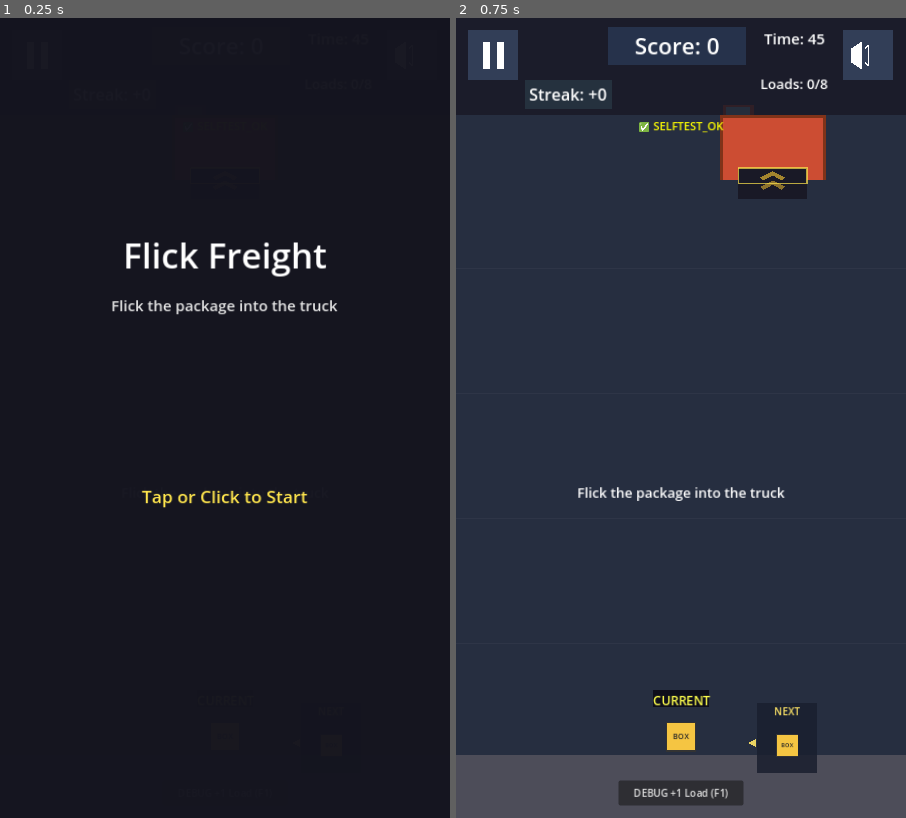
Above: before the commit, frames 1-2 (left to right).
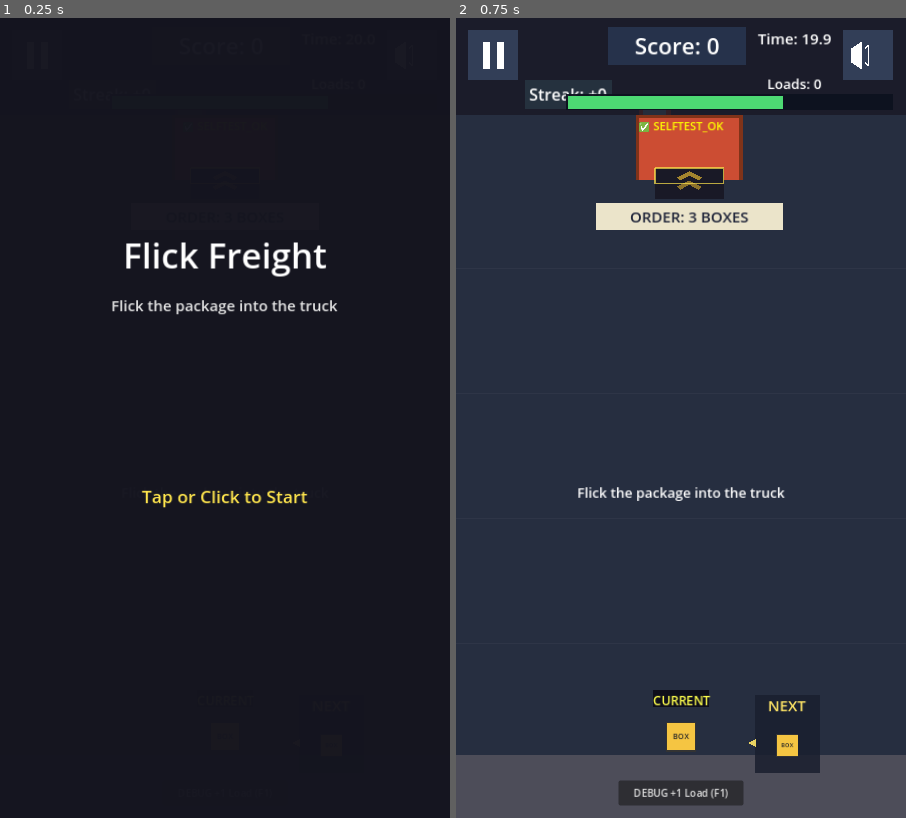
Above: after the commit, the same moments.

Repository: shaharFranses/flick-freight
Game: Godot game, scene res://scenes/main.tscn
The game is run twice, just before and just after one commit, with the same random seed, the same clock (stepped at 60 frames per second) and the same inputs.
Inputs (mouse positions are in pixels of both pictures, inside the frame that each line leads up to):
- Up to frame 1 (0.25 s): no input
- Up to frame 2 (0.75 s): tap Enter at 0.5 s; move the mouse to (780, 378) at 0.52 s; tap 1 at 0.6 s; click (780, 378) at 0.67 s

The runs differ from the first frame. In frame 2, 6.4% of the frame differs, in the area x 24-84%, y 1-95%.

Commit message:
r5 scaffold: dynamic timer (20s/30s cap, hit/perfect/streak/miss/decay), truck period by level (3.6s -6%/lvl floor 1.6), order-ticket stub + unlock order, ?qa=1 tunables; r3 Lows: CSS-px miss shake, integer canvas box, NEXT 24px, drop shift hotkeys (Loads 0/5)

Diff:
--- a/scripts/game_manager.gd
+++ b/scripts/game_manager.gd
@@ -3,37 +3,26 @@
 # DEBUG MODE: Set to false for shipping build
 const DEBUG_MODE = false
 
-# SHIFT CONFIG: Data-driven level design
-class ShiftConfig:
-	var shift_number: int
-	var name: String
-	var timer: float
-	var quota: int
-	var bay_period_start: float
-	var bay_period_end: float
-	var allowed_packages: Array
-
-	func _init(num: int, n: String, t: float, q: int, bay_start: float, bay_end: float, packages: Array):
-		shift_number = num
-		name = n
-		timer = t
-		quota = q
-		bay_period_start = bay_start
-		bay_period_end = bay_end
-		allowed_packages = packages
-
-var SHIFTS: Array[ShiftConfig] = [
-	ShiftConfig.new(1, "Dock Warmup", 40.0, 5, 3.6, 3.2, ["box"]),
-	ShiftConfig.new(6, "Full Crew", 45.0, 8, 3.2, 2.4, ["box", "crate", "barrel"]),
-	ShiftConfig.new(12, "Night Shift", 38.0, 11, 2.3, 1.8, ["box", "crate", "barrel"])
-]
-
-var current_shift_index: int = 1
-var current_shift: ShiftConfig = SHIFTS[1]
-
-# Game constants from design brief (driven by shift config)
-var ROUND_TIME: float = 45.0
-var WIN_QUOTA: int = 8
+# r5: the timer run is the only mode (shift ladder parked; see r5-depth-spec.md).
+# r5 TUNABLES (spec table). Every key can be overridden under ?qa=1, e.g. ?qa=1&clock_start=25
+var T = {
+	"clock_start": 20.0, "clock_cap": 30.0,
+	"hit_bonus": 2.0, "perfect_bonus": 3.5, "perfect_zone": 0.30,
+	"streak_bonus_start": 3, "streak_bonus_step": 0.5, "streak_bonus_cap": 5.0,
+	"miss_penalty": 2.0, "miss_grace_levels": 2,
+	"decay_step": 0.1, "decay_every": 10, "hit_bonus_floor": 1.2, "perfect_bonus_floor": 2.2,
+	"loads_per_level": 5,
+	"bay_period_start": 3.6, "bay_period_shrink": 0.06, "bay_period_floor": 1.6,
+	"ticket_bonus_score": 50, "ticket_bonus_time": 1.5, "ticket_spawn_tilt": 0.15,
+	"low_time_warning": 5.0,
+}
+var ROUND_TIME: float = 20.0  # = T.clock_start (kept name for UI/hint code)
+var last_time_delta: float = 0.0  # for ?qa=1 overlay
+var ticket: Array = []  # r5 ticket stub: [{"type": "box", "done": false}, ...]
+signal time_delta(amount: float, from_pos: Vector2)
+signal ticket_changed(ticket: Array)
+signal ticket_completed(score_bonus: int, time_bonus: float)
+
 const SPAWN_DELAY = 0.35
 const LERP_TIME = 30.0
 
@@ -49,7 +38,7 @@
 }
 
 # Game state
-var time_remaining: float = ROUND_TIME
+var time_remaining: float = 20.0
 var loads_completed: int = 0
 var current_score: int = 0
 var streak: int = 0
@@ -84,13 +73,14 @@
 	# QA ITEM 2: Set clear color for letterbox bars
 	RenderingServer.set_default_clear_color(Color(0.122, 0.149, 0.2, 1))
 
-	call_deferred("_init_shift_config")
-
-	# Detect QA mode from URL parameter ?qa=1
+	# Detect QA mode from URL parameter ?qa=1 (exact param, not substring)
 	if OS.has_feature("web"):
 		var search_string = JavaScriptBridge.eval("location.search || ''")
 		if search_string and search_string is String:
-			qa_mode = search_string.contains("qa=1")
+			_parse_query(search_string)
+	ROUND_TIME = T.clock_start
+	time_remaining = ROUND_TIME
+	_new_ticket()
 
 	# Always log QA mode status at boot
 	print("═══════════════════════════════════════")
@@ -118,27 +108,89 @@
 
 	spawn_package()
 
-func _init_shift_config():
-	# Initialize shift config after tree is ready
-	load_shift(current_shift_index, false)
-
-func _input(event):
-	# Shift keys work in browser via _input (not _unhandled_input)
-	if event is InputEventKey and event.pressed and not event.echo:
-		if event.keycode == KEY_1:
-			load_shift(0)  # Shift 1
-			get_viewport().set_input_as_handled()  # Prevent further processing
-		elif event.keycode == KEY_6:
-			load_shift(1)  # Shift 6
-			get_viewport().set_input_as_handled()
-		elif event.keycode == KEY_2:
-			load_shift(2)  # Shift 12
-			get_viewport().set_input_as_handled()
-		elif event.keycode == KEY_F2:
-			# Cycle: 1→6→12→1 (shift indices 0→1→2→0)
-			var next_index = (current_shift_index + 1) % SHIFTS.size()
-			load_shift(next_index)
-			get_viewport().set_input_as_handled()
+func _parse_query(q: String):
+	var params = {}
+	for kv in q.trim_prefix("?").split("&", false):
+		var parts = kv.split("=")
+		params[parts[0]] = parts[1] if parts.size() > 1 else ""
+	qa_mode = params.get("qa", "") == "1"
+	if !qa_mode:
+		return
+	for k in params:
+		if T.has(k) and params[k].is_valid_float():
+			T[k] = int(params[k]) if typeof(T[k]) == TYPE_INT else float(params[k])
+			print("QA TUNABLE ", k, " = ", T[k])
+
+# ---------- r5 timer math (pure; spec section 1) ----------
+func level_index() -> int:
+	return loads_completed / int(T.loads_per_level)  # 0 = level 1
+
+func decay_amount(loads: int) -> float:
+	return float(loads / int(T.decay_every)) * T.decay_step
+
+func hit_time_bonus(loads_before: int, streak_after: int, perfect: bool) -> float:
+	var base: float
+	if perfect:
+		base = max(T.perfect_bonus_floor, T.perfect_bonus - decay_amount(loads_before))
+	else:
+		base = max(T.hit_bonus_floor, T.hit_bonus - decay_amount(loads_before))
+	var streak_b = 0.0
+	if streak_after >= int(T.streak_bonus_start):
+		streak_b = min(T.streak_bonus_cap, (streak_after - 2) * T.streak_bonus_step)
+	return base + streak_b
+
+func miss_time_penalty(loads: int) -> float:
+	if loads < int(T.miss_grace_levels) * int(T.loads_per_level):
+		return 0.0
+	return T.miss_penalty
+
+func bay_period_for_level(level: int) -> float:
+	return max(T.bay_period_floor, T.bay_period_start * pow(1.0 - T.bay_period_shrink, level))
+
+func multiplier() -> int:
+	if streak >= 10: return 4
+	if streak >= 6: return 3
+	if streak >= 3: return 2
+	return 1
+
+func add_time(amount: float, from_pos: Vector2 = Vector2(360, 200)):
+	last_time_delta = amount
+	time_remaining = clamp(time_remaining + amount, 0.0, T.clock_cap)
+	timer_changed.emit(time_remaining)
+	time_delta.emit(amount, from_pos)
+
+# ---------- r5 ticket stub (spec section 3) ----------
+func unlocked_types() -> Array:
+	if loads_completed < 5: return ["box"]
+	if loads_completed < 10: return ["box", "crate"]
+	return ["box", "crate", "barrel"]
+
+func _new_ticket():
+	var types = unlocked_types()
+	var n = 2 + (randi() % 2)
+	ticket = []
+	for i in n:
+		ticket.append({"type": types[randi() % types.size()], "done": false})
+	ticket_changed.emit(ticket)
+
+func _tick_ticket(type: String) -> bool:
+	"""Returns true if the ticket completed."""
+	for item in ticket:
+		if !item.done and item.type == type:
+			item.done = true
+			break
+	ticket_changed.emit(ticket)
+	for item in ticket:
+		if !item.done:
+			return false
+	return true
+
+func _open_ticket_types() -> Dictionary:
+	var d = {}
+	for item in ticket:
+		if !item.done:
+			d[item.type] = true
+	return d
 
 func run_self_test():
 	print("═══════════════════════════════════════")
@@ -212,7 +264,7 @@
 		return
 
 	# DEBUG: F1 key to test credit system
-	if Input.is_action_just_pressed("ui_select") or Input.is_key_pressed(KEY_F1):
+	if DEBUG_MODE and (Input.is_action_just_pressed("ui_select") or Input.is_key_pressed(KEY_F1)):
 		debug_add_credit()
 
 	# INVARIANT CHECK: Max 1 package in group at any time (excluding queued deletions)
@@ -236,8 +288,7 @@
 	if time_remaining <= 0:
 		time_remaining = 0
 		timer_changed.emit(time_remaining)
-		if loads_completed < WIN_QUOTA:
-			game_over(false)
+		game_over(false)
 		return
 
 	# Handle spawn timer
@@ -255,24 +306,7 @@
 	if is_game_over:
 		return
 
-	# Calculate spawn weights based on time elapsed
-	var elapsed = ROUND_TIME - time_remaining
-	var lerp_factor = clamp(elapsed / LERP_TIME, 0.0, 1.0)
-
-	var weights = {}
-	for key in EARLY_WEIGHTS.keys():
-		weights[key] = lerp(EARLY_WEIGHTS[key], LATE_WEIGHTS[key], lerp_factor)
-
-	# Select package type based on weighted random
-	var rand_val = randf()
-	var cumulative = 0.0
-	var selected_type = "box"
-
-	for type in ["box", "crate", "barrel"]:
-		cumulative += weights[type]
-		if rand_val <= cumulative:
-			selected_type = type
-			break
+	var selected_type = select_random_type()
 
 	# BUBBLE-SHOOTER: If we have a preview, advance it to current
 	if next_preview != null and is_instance_valid(next_preview):
@@ -304,24 +338,21 @@
 	can_spawn = false
 
 func select_random_type() -> String:
-	var elapsed = ROUND_TIME - time_remaining
-	var lerp_factor = clamp(elapsed / LERP_TIME, 0.0, 1.0)
-
+	# r5: unlock order (BOX 0-4, +CRATE 5-9, all from 10) + ticket tilt (+15% per open type)
+	var types = unlocked_types()
+	var open = _open_ticket_types()
 	var weights = {}
-	for key in EARLY_WEIGHTS.keys():
-		weights[key] = lerp(EARLY_WEIGHTS[key], LATE_WEIGHTS[key], lerp_factor)
-
-	var rand_val = randf()
-	var cumulative = 0.0
-	var selected = "box"
-
-	for type in ["box", "crate", "barrel"]:
-		cumulative += weights[type]
-		if rand_val <= cumulative:
-			selected = type
-			break
-
-	return selected
+	var total = 0.0
+	for t in types:
+		var w = 1.0 + (T.ticket_spawn_tilt * types.size() if open.has(t) else 0.0)
+		weights[t] = w
+		total += w
+	var r = randf() * total
+	for t in types:
+		r -= weights[t]
+		if r <= 0.0:
+			return t
+	return types[-1]
 
 # r3: NEXT preview sits beside the flick spot and shows the real cargo art
 const FLICK_SPOT = Vector2(360, 1150)
@@ -361,8 +392,8 @@
 
 	var panel = ColorRect.new()
 	panel.name = "Panel"
-	panel.size = Vector2(96, 112)
-	panel.position = Vector2(-48, -64)
+	panel.size = Vector2(104, 124)
+	panel.position = Vector2(-52, -76)
 	panel.color = Color(0.1, 0.12, 0.18, 0.85)
 	panel.mouse_filter = Control.MOUSE_FILTER_IGNORE
 	next_preview.add_child(panel)
@@ -371,11 +402,11 @@
 	var next_label = Label.new()
 	next_label.name = "NextCaption"
 	next_label.text = "NEXT"
-	next_label.add_theme_font_size_override("font_size", 16)
+	next_label.add_theme_font_size_override("font_size", 24)
 	next_label.add_theme_color_override("font_color", Color(1, 0.9, 0.4))
 	next_label.horizontal_alignment = HORIZONTAL_ALIGNMENT_CENTER
-	next_label.position = Vector2(-48, -62)
-	next_label.size = Vector2(96, 20)
+	next_label.position = Vector2(-52, -78)
+	next_label.size = Vector2(104, 30)
 	next_label.mouse_filter = Control.MOUSE_FILTER_IGNORE
 	next_preview.add_child(next_label)
 
@@ -543,11 +574,6 @@
 		print("  This is call #", credited_ids.size() + 1, " - should be 1 per package")
 		return false
 
-	# GUARD: At quota
-	if loads_completed >= WIN_QUOTA:
-		print("❌ REJECTED: Already at quota (", WIN_QUOTA, ")")
-		return false
-
 	# GUARD: Game over
 	if is_game_over:
 		print("❌ REJECTED: Game already over")
@@ -564,7 +590,7 @@
 
 	# Increment loads EXACTLY ONCE (capped at quota)
 	var old_loads = loads_completed
-	loads_completed = mini(loads_completed + 1, WIN_QUOTA)
+	loads_completed = loads_completed + 1
 
 	# Streak increments +1 ONCE per successful load
 	var old_streak = streak
@@ -586,26 +612,54 @@
 
 	# Emit UI update signals ONCE
 	score_changed.emit(current_score)
-	loads_changed.emit(loads_completed, WIN_QUOTA)
+	loads_changed.emit(loads_completed, 0)
 	streak_changed.emit(streak)
+
+	# r5 TIMER: hit / perfect / streak bonus, then ticket
+	var perfect = _is_perfect(package)
+	add_time(hit_time_bonus(old_loads, streak, perfect), package.global_position)
+	if _tick_ticket(_type_of(package)):
+		var sb = int(T.ticket_bonus_score) * multiplier()
+		current_score += sb
+		score_changed.emit(current_score)
+		add_time(T.ticket_bonus_time, package.global_position)
+		ticket_completed.emit(sb, T.ticket_bonus_time)
+		_new_ticket()
+	_apply_bay_level()
 
 	# Update debug label (if exists)
 	var debug_label = get_node_or_null("/root/Main/UIManager/UI/DebugLabel")
 	if debug_label:
 		debug_label.text = "LastCredit: +1 (loads=%d) key=%s" % [loads_completed, lookup_key.substr(0, 10)]
 
-	# Check win condition
-	if loads_completed >= WIN_QUOTA:
-		print("🏆 WIN: Quota reached - calling game_over(true)")
-		game_over(true)
-		return true
-
 	# Package resolved - advance conveyor
 	on_package_resolved()
 
 	return true
 
+func _is_perfect(package: Node) -> bool:
+	var bay = get_tree().root.get_node_or_null("Main/World/TruckBay")
+	if bay == null:
+		return false
+	var w = bay.OPENING_WIDTH * (package.bay_hitbox_scale if package.get("bay_hitbox_scale") != null else 1.0)
+	return abs(package.global_position.x - bay.global_position.x) <= w * T.perfect_zone * 0.5
+
+func _type_of(package: Node) -> String:
+	var f = package.scene_file_path
+	for t in ["box", "crate", "barrel"]:
+		if f.contains(t):
+			return t
+	return "box"
+
+func _apply_bay_level():
+	var bay = get_tree().root.get_node_or_null("Main/World/TruckBay")
+	if bay and bay.has_method("set_period"):
+		bay.set_period(bay_period_for_level(level_index()))
+
 func _on_package_missed():
+	# r5 TIMER: miss penalty (0 during grace levels)
+	var pos = current_package.global_position if (current_package != null and is_instance_valid(current_package)) else Vector2(360, 600)
+	add_time(-miss_time_penalty(loads_completed), pos)
 	# Reset streak on miss
 	streak = 0
 	streak_changed.emit(streak)
@@ -684,7 +738,9 @@
 	await get_tree().process_frame
 
 	# Reset game state AFTER cleanup
+	ROUND_TIME = T.clock_start
 	time_remaining = ROUND_TIME
+	last_time_delta = 0.0
 	loads_completed = 0
 	current_score = 0
 	streak = 0
@@ -697,7 +753,8 @@
 
 	# Emit signals to update UI
 	score_changed.emit(current_score)
-	loads_changed.emit(loads_completed, WIN_QUOTA)
+	loads_changed.emit(loads_completed, 0)
+	_new_ticket()
 	timer_changed.emit(time_remaining)
 	streak_changed.emit(streak)
 
@@ -709,6 +766,7 @@
 	if truck_bay:
 		if truck_bay.has_method("reset_position"):
 			truck_bay.reset_position()
+		_apply_bay_level()
 		truck_bay.set_process(true)  # Resume bay movement
 
 	# ITEM 5 FIX: Show Pause button again and ensure PAUSED overlay hidden
@@ -839,7 +897,14 @@
 	world.position = Vector2.ZERO
 	var shake_start_pos = Vector2.ZERO
 
-	var shake_duration = 0.25 * duration_mult
+	var shake_duration = 0.3 * duration_mult
+	# r5: amplitudes are in on-screen CSS px (6-5-4-3), converted to game units via the
+	# real canvas scale. r3 used fixed game units => ~2-3 px at 1042x632, below QA's detector.
+	var cpu = 1.0
+	var uim = get_tree().root.get_node_or_null("Main/UIManager")
+	if uim and uim.has_method("_get_css_per_unit"):
+		cpu = max(0.1, uim._get_css_per_unit())
+	var k = max(1.0, 1.0 / cpu)
 
 	# Create deterministic shake with decaying amplitude
 	var shake_tween = create_tween()
@@ -858,7 +923,7 @@
 	# Animate through offsets quickly
 	var step_duration = shake_duration / offsets.size()
 	for offset in offsets:
-		shake_tween.tween_property(world, "position", shake_start_pos + offset, step_duration)
+		shake_tween.tween_property(world, "position", shake_start_pos + offset * k, step_duration)
 
 	# CRITICAL: Force exact return to start position (no drift)
 	var final_pos = shake_start_pos  # Capture in closure
@@ -910,27 +975,6 @@
 			cleanup_flash.queue_free()
 	)
 
-func load_shift(index: int, restart: bool = true):
-	# Apply shift config and optionally restart game
-	if index < 0 or index >= SHIFTS.size():
-		print("⚠️ Invalid shift index: %d" % index)
-		return
-
-	current_shift_index = index
-	current_shift = SHIFTS[index]
-	ROUND_TIME = current_shift.timer
-	WIN_QUOTA = current_shift.quota
-
-	print("🎮 SHIFT %d: %s | %ds | Quota %d" % [
-		current_shift.shift_number,
-		current_shift.name,
-		int(ROUND_TIME),
-		WIN_QUOTA
-	])
-
-	if restart:
-		restart_game()
-
 # DEBUG FUNCTION: Test credit system with F1 key
 func debug_add_credit():
 	print("═══════════════════════════════════════")
--- a/scripts/truck_bay.gd
+++ b/scripts/truck_bay.gd
@@ -24,6 +24,7 @@
 func reset_position():
 	"""Reset truck to center position and restart speed ramp"""
 	position.x = center_x
+	phase = 0.0
 	start_time = Time.get_ticks_msec() / 1000.0
 	round_start_time = start_time
 	scored_packages.clear()
@@ -33,32 +34,20 @@
 	speed_multiplier = multiplier
 
 
+var period: float = 3.6  # r5: set per level by GameManager (3.6s, -6%/level, floor 1.6s)
+var phase: float = 0.0
+
+func set_period(p: float):
+	period = max(0.1, p)
+
 func _process(delta: float):
-	var elapsed = (Time.get_ticks_msec() / 1000.0) - start_time
-
-	# ITEM 1: Speed ramp from 0.6 to 1.0 over first 7 seconds of each round
+	# r5: phase-accumulated sine so period changes never jump the truck. Travel stays +-180.
+	# QA mode keeps 0.25x.
+	# Kept from r3 (hard rule): 0.6 -> 1.0 speed ramp over the first 7 s of each round.
 	var round_elapsed = (Time.get_ticks_msec() / 1000.0) - round_start_time
-	var ramp_duration = 7.0
-	var ramp_multiplier = 1.0
-	if round_elapsed < ramp_duration:
-		# Ramp from 0.6 to 1.0 over ramp_duration seconds
-		ramp_multiplier = lerp(0.6, 1.0, round_elapsed / ramp_duration)
-
-	# Compose ramp with QA mode: final_multiplier = speed_multiplier * ramp_multiplier
-	# QA mode (0.25) stays 0.25x of the ramped speed
-	var final_multiplier = speed_multiplier * ramp_multiplier
-
-	# Apply final multiplier to elapsed time
-	var adjusted_elapsed = elapsed * final_multiplier
-
-	var lerp_factor = clamp(adjusted_elapsed / LERP_TIME, 0.0, 1.0)
-	var current_period = lerp(PERIOD_START, PERIOD_END, lerp_factor)
-
-	# Calculate sine wave position
-	var angle = (adjusted_elapsed / current_period) * TAU
-	var offset = sin(angle) * TRAVEL_RANGE
-
-	position.x = center_x + offset
+	var ramp = lerp(0.6, 1.0, clamp(round_elapsed / 7.0, 0.0, 1.0))
+	phase += delta * speed_multiplier * ramp / period * TAU
+	position.x = center_x + sin(phase) * TRAVEL_RANGE
 
 func _on_body_entered(body: Node2D):
 	# LOG: Package count in group (detect spawn bugs)
--- a/scripts/ui_manager.gd
+++ b/scripts/ui_manager.gd
@@ -40,6 +40,11 @@
 	game_manager.streak_changed.connect(_on_streak_changed)
 	game_manager.game_won.connect(_on_game_won)
 	game_manager.game_lost.connect(_on_game_lost)
+	game_manager.time_delta.connect(_on_time_delta)
+	game_manager.ticket_changed.connect(_on_ticket_changed)
+	_create_timer_bar()
+	_create_ticket_panel()
+	_on_ticket_changed(game_manager.ticket)
 
 	# Connect buttons
 	pause_button.pressed.connect(_on_pause_pressed)
@@ -50,7 +55,7 @@
 	# Initial UI
 	game_over_panel.hide()
 	_on_score_changed(0)
-	_on_loads_changed(0, game_manager.WIN_QUOTA)
+	_on_loads_changed(0, 0)
 	_on_timer_changed(game_manager.ROUND_TIME)
 	_on_streak_changed(0)
 
@@ -135,13 +140,13 @@
 	score_label.text = "Score: %d" % new_score
 
 func _on_loads_changed(loads: int, quota: int):
-	loads_label.text = "Loads: %d/%d" % [loads, quota]
+	loads_label.text = "Loads: %d" % loads  # r5: no quota in the timer run
 	last_loads_count = loads
 	# QA ITEM 1: Removed full-screen green flash - localized flash is in game_manager.spawn_hit_juice()
 
 func _on_timer_changed(time: float):
-	var seconds = int(ceil(time))
-	timer_label.text = "Time: %d" % seconds
+	timer_label.text = "Time: %.1f" % time
+	_update_timer_bar(time)
 
 func _on_streak_changed(streak: int):
 	# Always show streak label
@@ -550,3 +555,108 @@
 			c.offset_bottom = base[n][1] - d
 	panel.offset_left = min(-220.0, -w / 2.0 - 20.0)
 	panel.offset_right = -panel.offset_left
+
+# ---------------- r5: timer bar, fly-in, ticket ----------------
+var timer_bar_bg: ColorRect = null
+var timer_bar_fill: ColorRect = null
+var qa_delta_label: Label = null
+var ticket_panel: ColorRect = null
+var ticket_label: Label = null
+const BAR_POS = Vector2(176, 122)
+const BAR_SIZE = Vector2(524, 26)
+
+func _create_timer_bar():
+	timer_bar_bg = ColorRect.new()
+	timer_bar_bg.name = "TimerBarBg"
+	timer_bar_bg.position = BAR_POS
+	timer_bar_bg.size = BAR_SIZE
+	timer_bar_bg.color = Color(0.05, 0.07, 0.12, 0.95)
+	timer_bar_bg.mouse_filter = Control.MOUSE_FILTER_IGNORE
+	$UI.add_child(timer_bar_bg)
+	timer_bar_fill = ColorRect.new()
+	timer_bar_fill.name = "TimerBarFill"
+	timer_bar_fill.position = Vector2(3, 3)
+	timer_bar_fill.size = BAR_SIZE - Vector2(6, 6)
+	timer_bar_fill.color = Color(0.3, 0.85, 0.45)
+	timer_bar_fill.mouse_filter = Control.MOUSE_FILTER_IGNORE
+	timer_bar_bg.add_child(timer_bar_fill)
+	if game_manager.qa_mode:
+		qa_delta_label = Label.new()
+		qa_delta_label.name = "QADelta"
+		qa_delta_label.position = Vector2(176, 150)
+		qa_delta_label.size = Vector2(524, 24)
+		qa_delta_label.add_theme_font_size_override("font_size", 20)
+		qa_delta_label.add_theme_color_override("font_color", Color(1, 1, 0.4))
+		qa_delta_label.mouse_filter = Control.MOUSE_FILTER_IGNORE
+		$UI.add_child(qa_delta_label)
+
+func _update_timer_bar(time: float):
+	if timer_bar_fill == null:
+		return
+	var cap = game_manager.T.clock_cap
+	var frac = clamp(time / cap, 0.0, 1.0)
+	timer_bar_fill.size.x = (BAR_SIZE.x - 6) * frac
+	if time < game_manager.T.low_time_warning and time > 0.0:
+		# flash red ~4 Hz under 5 s (tick SFX: TODO, no audio assets yet)
+		var on = int(Time.get_ticks_msec() / 125) % 2 == 0
+		timer_bar_fill.color = Color(1, 0.2, 0.2) if on else Color(0.6, 0.1, 0.1)
+	else:
+		timer_bar_fill.color = Color(0.3, 0.85, 0.45) if frac > 0.34 else Color(1, 0.75, 0.2)
+	if qa_delta_label:
+		qa_delta_label.text = "QA t=%.2f  last %+.2f  lvl %d  period %.2fs  mult x%d" % [time, game_manager.last_time_delta, game_manager.level_index() + 1, game_manager.bay_period_for_level(game_manager.level_index()), game_manager.multiplier()]
+
+func _on_time_delta(amount: float, from_pos: Vector2):
+	if is_zero_approx(amount):
+		return
+	var l = Label.new()
+	l.text = "%+.1f" % amount
+	l.add_theme_font_size_override("font_size", 40)
+	l.add_theme_color_override("font_color", Color(0.4, 1, 0.5) if amount > 0 else Color(1, 0.35, 0.3))
+	l.add_theme_color_override("font_outline_color", Color(0.05, 0.07, 0.12))
+	l.add_theme_constant_override("outline_size", 8)
+	l.mouse_filter = Control.MOUSE_FILTER_IGNORE
+	l.position = from_pos - Vector2(40, 30)
+	$UI.add_child(l)
+	var target = BAR_POS + Vector2((BAR_SIZE.x - 6) * clamp(game_manager.time_remaining / game_manager.T.clock_cap, 0.0, 1.0) - 40, -6)
+	var dur = 0.6 * (3.0 if game_manager.qa_mode else 1.0)
+	var tw = l.create_tween()
+	tw.tween_property(l, "position", target, dur).set_trans(Tween.TRANS_CUBIC).set_ease(Tween.EASE_IN)
+	tw.tween_property(l, "modulate:a", 0.0, 0.15)
+	tw.tween_callback(l.queue_free)
+
+func _create_ticket_panel():
+	# Rides with the truck (child of TruckBay), just below the bed.
+	var bay = get_node_or_null("/root/Main/World/TruckBay")
+	if bay == null:
+		return
+	ticket_panel = ColorRect.new()
+	ticket_panel.name = "OrderTicket"
+	ticket_panel.position = Vector2(-150, 86)
+	ticket_panel.size = Vector2(300, 44)
+	ticket_panel.color = Color(0.96, 0.93, 0.82, 0.95)
+	ticket_panel.mouse_filter = Control.MOUSE_FILTER_IGNORE
+	bay.add_child(ticket_panel)
+	ticket_label = Label.new()
+	ticket_label.size = ticket_panel.size
+	ticket_label.horizontal_alignment = HORIZONTAL_ALIGNMENT_CENTER
+	ticket_label.vertical_alignment = VERTICAL_ALIGNMENT_CENTER
+	ticket_label.add_theme_font_size_override("font_size", 24)
+	ticket_label.add_theme_color_override("font_color", Color(0.12, 0.14, 0.22))
+	ticket_label.mouse_filter = Control.MOUSE_FILTER_IGNORE
+	ticket_panel.add_child(ticket_label)
+
+func _on_ticket_changed(t: Array):
+	if ticket_label == null:
+		return
+	var left = {}
+	var done = 0
+	for item in t:
+		if item.done:
+			done += 1
+		else:
+			left[item.type] = left.get(item.type, 0) + 1
+	var parts = []
+	for k in ["box", "crate", "barrel"]:
+		if left.has(k):
+			parts.append("%d %s" % [left[k], k.to_upper() + ("ES" if k == "box" and left[k] > 1 else ("S" if left[k] > 1 else ""))])
+	ticket_label.text = "ORDER: " + ", ".join(parts) + ("  %d/%d" % [done, t.size()] if done > 0 else "")
--- /dev/null
+++ b/tools/r5_timer_test.gd
@@ -0,0 +1,32 @@
+extends SceneTree
+# r5 timer/truck math check (spec acceptance 2-6, 10). Run: godot --headless --script tools/r5_timer_test.gd
+func _init():
+	var gm = load("res://scripts/game_manager.gd").new()
+	var ok = true
+	var checks = [
+		["hit@load1 = 2.0", gm.hit_time_bonus(1, 1, false), 2.0],
+		["perfect@load1 = 3.5", gm.hit_time_bonus(1, 1, true), 3.5],
+		["streak4 normal = 3.0", gm.hit_time_bonus(1, 4, false), 3.0],
+		["streak 50 capped = 2.0+5.0", gm.hit_time_bonus(1, 50, false), 7.0],
+		["miss load 9 = 0", gm.miss_time_penalty(9), 0.0],
+		["miss load 10 = 2", gm.miss_time_penalty(10), 2.0],
+		["hit@load100 floor 1.2", gm.hit_time_bonus(100, 1, false), 1.2],
+		["perfect@load100 = 2.5", gm.hit_time_bonus(100, 1, true), 2.5], ["perfect@load200 floor 2.2", gm.hit_time_bonus(200, 1, true), 2.2],
+		["hit@load10 = 1.9", gm.hit_time_bonus(10, 1, false), 1.9],
+		["period L1 3.6", gm.bay_period_for_level(0), 3.6],
+		["period L2 3.384", gm.bay_period_for_level(1), 3.384],
+		["period L30 floor 1.6", gm.bay_period_for_level(30), 1.6],
+	]
+	for c in checks:
+		var pass_ = abs(c[1] - c[2]) < 0.001
+		ok = ok and pass_
+		print(("PASS " if pass_ else "FAIL ") + c[0] + "  got %.3f" % c[1])
+	gm.time_remaining = 29.0
+	gm.T.clock_cap = 30.0
+	gm.last_time_delta = 0
+	gm.time_remaining = clamp(gm.time_remaining + 3.5, 0.0, gm.T.clock_cap)
+	ok = ok and gm.time_remaining == 30.0
+	print("cap 30: ", gm.time_remaining)
+	gm.free()
+	print("R5_TIMER_TEST ", "OK" if ok else "FAIL")
+	quit(0 if ok else 1)
Not shown, changed: custom_html/custom_shell.html
